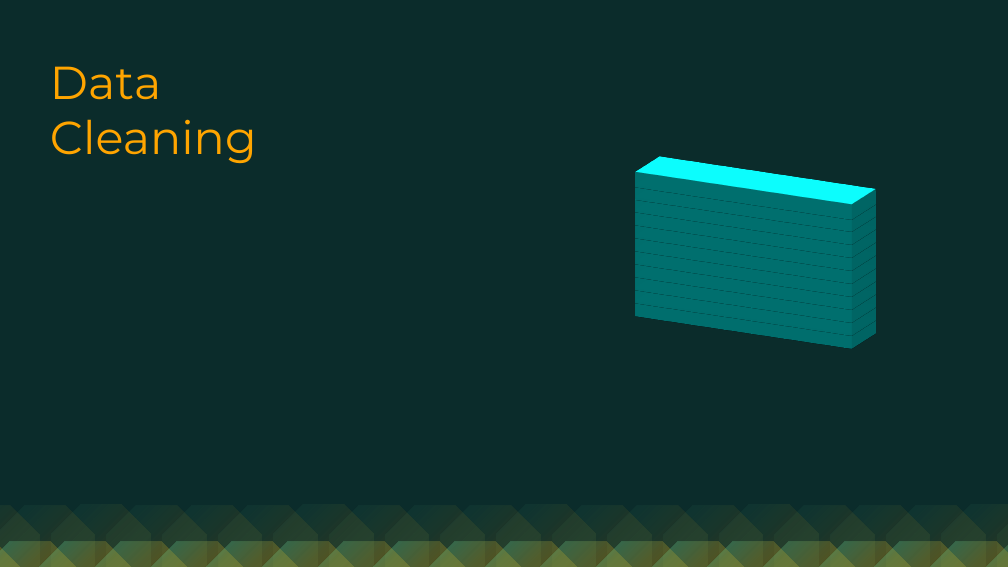
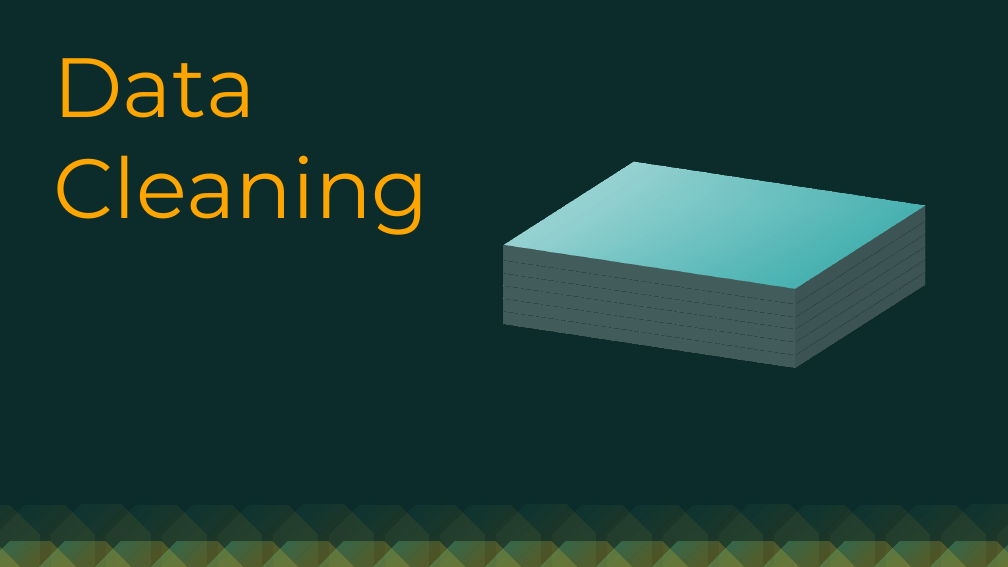
Before and after one commit to mjaali/R-Squad, a slide deck: slide 8 of Assets/R squad Project Presentation.pptx (slide 3 before the commit). Drawn at 1008x567 pixels with LibreOffice and Linux fonts; fonts in the diff are those of the drawing. Boxes give left, top, right and bottom in pixels: in the first picture for what was removed or moved away, otherwise in the second. Text is boxed around its words. In the diff, an @@ line names an element or a change of style, - is before the commit and + after.

```diff
--- a/Assets/R squad Project Presentation.pptx
+++ b/Assets/R squad Project Presentation.pptx
@@ text "Data Cleaning" at (54,58,430,235): size 44 to 80 pt @@
@@ rectangle: place and size @@
-rectangle at (636,166,876,221)
+rectangle at (553,88,878,386)
@@ rectangle: place and size @@
-rectangle at (636,153,876,208)
+rectangle at (553,76,878,373)
@@ fill #00FFFC to gradient #98D3D3 to #4AB3B2 in 6 elements at (553,88,878,386), (553,76,878,373), (553,141,878,438), (553,128,878,425), (553,115,878,412), (553,102,878,399) @@
@@ rectangle: place and size @@
-rectangle at (636,191,876,247)
+rectangle at (553,115,878,412)
@@ rectangle: place and size @@
-rectangle at (636,178,876,234)
+rectangle at (553,102,878,399)
@@ rectangle: place and size @@
-rectangle at (636,217,876,272)
+rectangle at (553,141,878,438)
@@ rectangle: place and size @@
-rectangle at (636,204,876,259)
+rectangle at (553,128,878,425)
@@ rectangle removed at (636,230,876,285) @@
@@ rectangle removed at (636,268,876,324) @@
@@ rectangle removed at (636,256,876,311) @@
@@ rectangle removed at (636,243,876,298) @@
@@ rectangle removed at (636,281,876,337) @@
```
Also in this commit, not shown: 1 other slide changed, 6 slides added, 6 other files.
